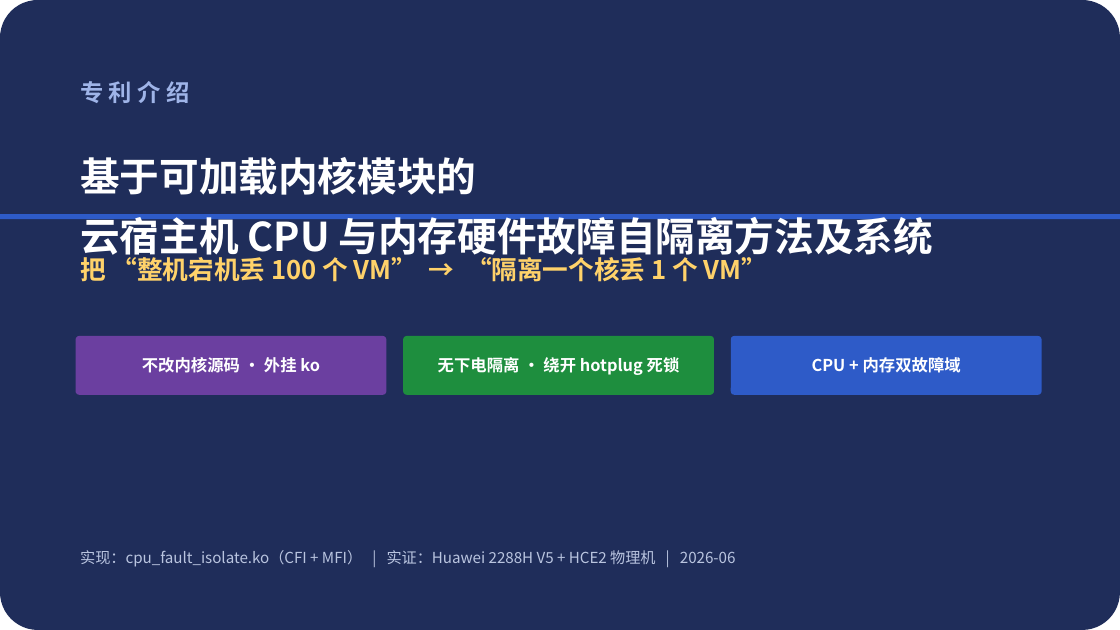
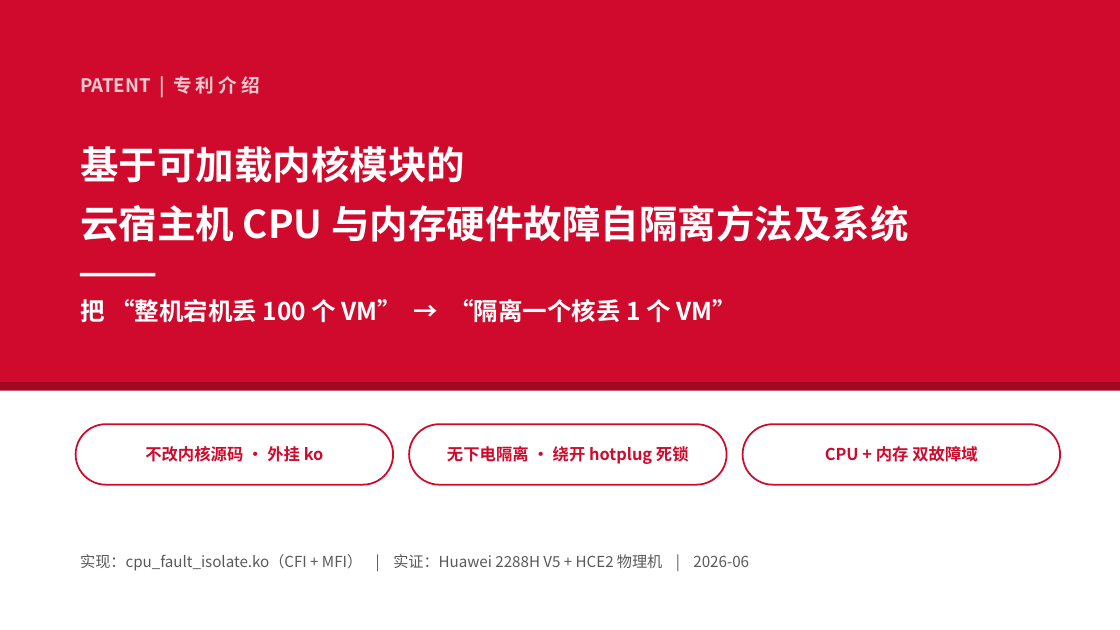
Before and after one commit to zengxi0302/cpu_core_isolate, a slide deck: slide 1 of docs/专利介绍_CPU内存故障自隔离.pptx. Drawn at 1120x630 pixels with LibreOffice and Linux fonts; fonts in the diff are those of the drawing. Boxes give left, top, right and bottom in pixels: in the first picture for what was removed or moved away, otherwise in the second. Text is boxed around its words. In the diff, an @@ line names an element or a change of style, - is before the commit and + after.

```diff
--- a/docs/专利介绍_CPU内存故障自隔离.pptx
+++ b/docs/专利介绍_CPU内存故障自隔离.pptx
@@ rectangle: place and size @@
-rectangle at <box>0,214,1120,219</box>
+rectangle at <box>0,0,1120,382</box>
@@ rectangle at <box>0,0,1120,382</box>: rounded rectangle to rectangle; fill #2E5BC8 to #CF0A2C @@
@@ rounded rectangle removed at <box>0,0,1120,630</box> @@
@@ text at <box>80,76,261,94</box>: text changed; size 20 to 16 pt; text colour #9FB4E8 to #F4C9CF @@
-专 利 介 绍
+PATENT | 专 利 介 绍
@@ text "基于可加载内核模块的": place and size @@
-text "基于可加载内核模块的" at <box>80,157,933,261</box>
+text "基于可加载内核模块的" at <box>80,146,908,242</box>
@@ text "基于可加载内核模块的" at <box>80,146,908,242</box>: size 34 to 33 pt; line spacing 1.15 to 1.18 @@
@@ text "把 “整机宕机丢 100 个 VM” ...": place and size @@
-text "把 “整机宕机丢 100 个 VM” ..." at <box>80,253,767,282</box>
+text "把 “整机宕机丢 100 个 VM” ..." at <box>80,299,737,323</box>
@@ text "把 “整机宕机丢 100 个 VM” ..." at <box>80,299,737,323</box>: size 22 to 21 pt, text colour #FFD26A to #FFFFFF @@
@@ rectangle added at <box>80,273,155,276</box>, fill #FFFFFF @@
@@ rounded rectangle removed at <box>76,336,386,395</box> @@
@@ rectangle added at <box>0,382,1120,391</box>, fill #A30822 @@
@@ text "不改内核源码 · 外挂 ko": place and size @@
-text "不改内核源码 · 外挂 ko" at <box>142,357,320,373</box>
+text "不改内核源码 · 外挂 ko" at <box>145,446,324,462</box>
@@ text "不改内核源码 · 外挂 ko" at <box>145,446,324,462</box>: text colour #FFFFFF to #CF0A2C @@
@@ rounded rectangle: place and size @@
-rounded rectangle at <box>403,336,714,395</box>
+rounded rectangle at <box>76,424,393,485</box>
@@ rounded rectangle at <box>76,424,393,485</box>: fill #1E8E3E to #FFFFFF; outline none to #CF0A2C 1.5 pt; proportions changed @@
@@ text "无下电隔离 · 绕开 hotplug 死锁" at <box>447,446,689,464</box>: text colour #FFFFFF to #CF0A2C @@
@@ text "无下电隔离 · 绕开 hotplug 死锁": place and size @@
-text "无下电隔离 · 绕开 hotplug 死锁" at <box>438,357,680,375</box>
+text "无下电隔离 · 绕开 hotplug 死锁" at <box>447,446,689,464</box>
@@ rounded rectangle: place and size @@
-rounded rectangle at <box>731,336,1042,395</box>
+rounded rectangle at <box>409,424,727,485</box>
@@ rounded rectangle at <box>409,424,727,485</box>: fill #2E5BC8 to #FFFFFF; outline none to #CF0A2C 1.5 pt; proportions changed @@
@@ rounded rectangle added at <box>743,424,1060,485</box>, fill #FFFFFF, outline #CF0A2C 1.5 pt @@
@@ text at <box>825,446,977,462</box>: text changed; text colour #FFFFFF to #CF0A2C @@
-CPU + 内存双故障域
+CPU + 内存 双故障域
@@ text "实现：cpu_fault_isolate.ko（CFI + MFI） | 实证：Huawei ..." at <box>80,554,749,571</box>: text colour #B9C4DF to #595959 @@
```
Also in this commit, not shown: 4 other slides changed.
